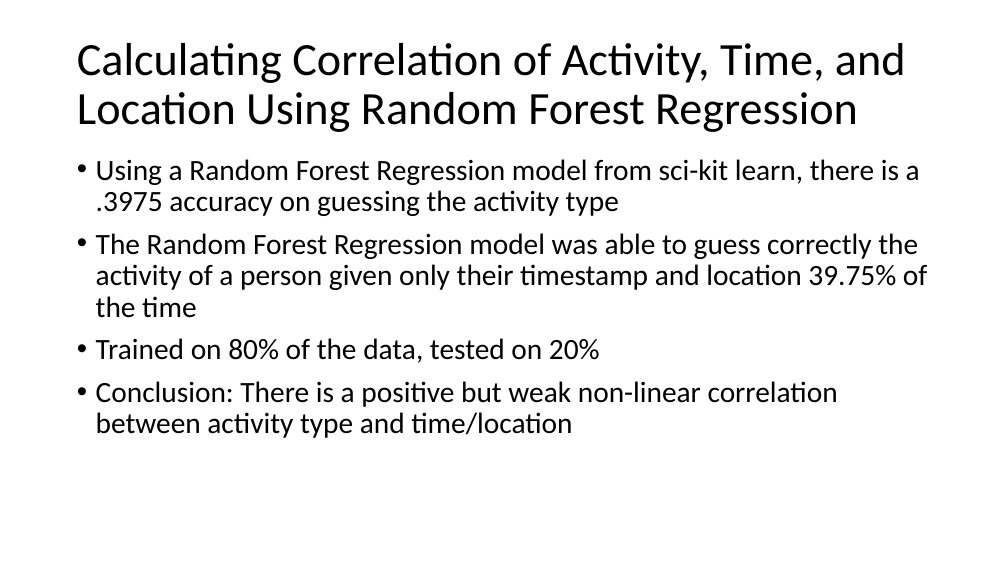
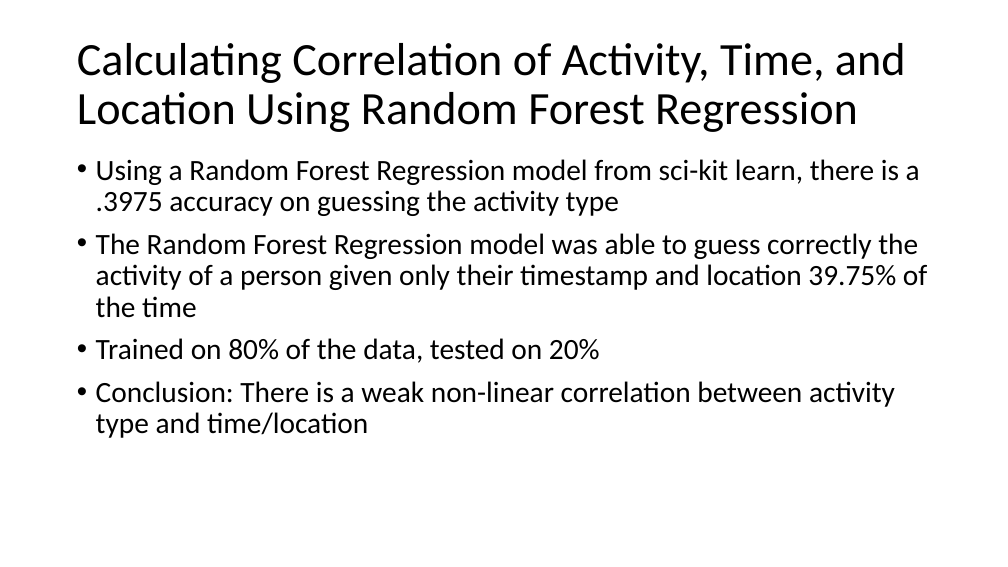
Before and after one commit to ian-mcnichols/CS_480, a slide deck: slide 23 of 480_HW1.pptx (slide 20 before the commit). Drawn at 1008x567 pixels with LibreOffice and Linux fonts; fonts in the diff are those of the drawing. Boxes give left, top, right and bottom in pixels: in the first picture for what was removed or moved away, otherwise in the second. Text is boxed around its words. In the diff, an @@ line names an element or a change of style, - is before the commit and + after.

```diff
--- a/480_HW1.pptx
+++ b/480_HW1.pptx
@@ text at [96,381,895,438]: text changed @@
-• Conclusion: There is a positive but weak non-linear correlation between activity type and time/location
+• Conclusion: There is a weak non-linear correlation between activity type and time/location
```
Also in this commit, not shown: 4 other slides changed, 3 slides added.
